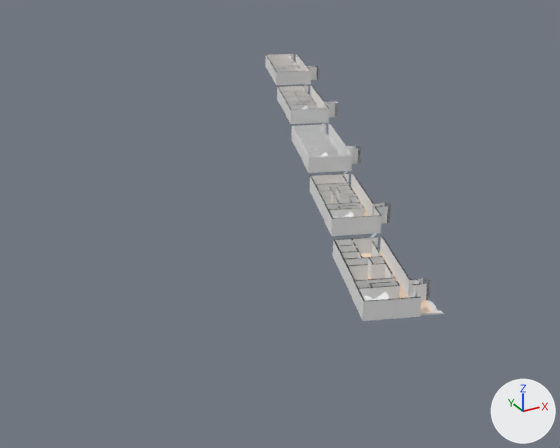
What one commit did to the glTF model program/res/COE/model.glb.
One viewpoint serves both versions: a camera (50 mm lens) standing at (-18.2, -103.6, 81.2) and looking at (74.5, 64.9, -3.0). Lighting does not change. The marker at lower right points along +X, +Y and +Z. Where no turn or scale is listed for an object, it has been applied to the vertices.

Names of what the first picture shows: '359472', '369023', '369304', '369310', '369598', '369876', '370078', '370268', '370481', '370725', '371211', '371555', '371813'.
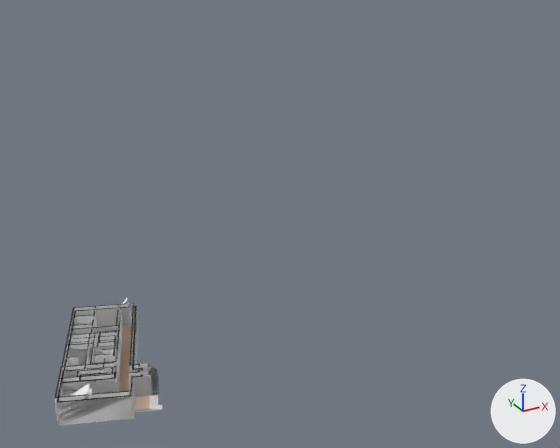
Not drawn themselves, but carrying or shaping drawn objects: ob_361955, ob_361956, ob_364322, ob_364323, ob_355774, ob_355775, ob_366574, ob_366575.

Edits to the bpy script that builds the scene:
```text
Change ob_371379:
    ob_371379.location: (109.4, 123.2, 18.5) -> (2.3, 0.4, 0.5)
Change ob_371555:
    ob_371555.location: (107.2, 122.8, 22.5) -> (0.0, 0.0, 4.5)
Change ob_371813:
    ob_371813.parent: ob_273375 -> ob_5th_floor
Change ob_366575:
    ob_366575.parent: ob_286255 -> ob_4th_floor
Change ob_366574:
    ob_366574.parent: ob_286255 -> ob_4th_floor
Change ob_370725:
    ob_370725.location: (95.9, 93.0, 18.0) -> (0.0, 0.0, 4.5)
Change ob_370957:
    ob_370957.location: (98.2, 93.4, 14.0) -> (2.3, 0.4, 0.5)
Change ob_355775:
    ob_355775.parent: ob_286257 -> ob_3rd_floor
Change ob_355774:
    ob_355774.parent: ob_286257 -> ob_3rd_floor
Change ob_370078:
    ob_370078.location: (84.7, 63.2, 13.5) -> (0.0, 0.0, 4.5)
Change ob_370268:
    ob_370268.location: (87.0, 63.6, 9.5) -> (2.3, 0.4, 0.5)
Change ob_364323:
    ob_364323.parent: ob_286259 -> ob_2nd_floor
Change ob_364322:
    ob_364322.parent: ob_286259 -> ob_2nd_floor
Change ob_369598:
    ob_369598.location: (73.4, 33.4, 9.0) -> (0.0, 0.0, 4.5)
Change ob_369874:
    ob_369874.location: (75.7, 33.8, 5.0) -> (2.3, 0.4, 0.5)
Change ob_361956:
    ob_361956.parent: ob_286261 -> ob_1st_floor
Change ob_359472:
    ob_359472.location: (62.6, 6.2, 0.5) -> (0.4, 4.0, 0.5)
Change ob_361955:
    ob_361955.parent: ob_286261 -> ob_1st_floor
Change ob_369023:
    ob_369023.location: (62.2, 3.6, 4.5) -> (0.0, 1.4, 4.5)
Change ob_369304:
    ob_369304.location: (62.6, 2.8, 0.5) -> (0.4, 0.7, 0.5)
Add ob_5th_floor:
    ob_5th_floor = bpy.data.objects.new('5TH_FLOOR', None)
    ob_5th_floor.parent = ob_root_node
    ob_5th_floor.location = (0.0, 0.0, 0.0)
Add ob_4th_floor:
    ob_4th_floor = bpy.data.objects.new('4TH_FLOOR', None)
    ob_4th_floor.parent = ob_root_node
    ob_4th_floor.location = (0.0, 0.0, 0.0)
Add ob_3rd_floor:
    ob_3rd_floor = bpy.data.objects.new('3RD_FLOOR', None)
    ob_3rd_floor.parent = ob_root_node
    ob_3rd_floor.location = (0.0, 0.0, 0.0)
Add ob_2nd_floor:
    ob_2nd_floor = bpy.data.objects.new('2ND_FLOOR', None)
    ob_2nd_floor.parent = ob_root_node
    ob_2nd_floor.location = (0.0, 0.0, 0.0)
Add ob_1st_floor:
    ob_1st_floor = bpy.data.objects.new('1ST_FLOOR', None)
    ob_1st_floor.parent = ob_root_node
    ob_1st_floor.location = (0.0, 0.0, 0.0)
```

Location of each change, [x1, y1, x2, y2] in pixels of the pictures (560 x 448 px):
'369310', moved
    before: [333, 237, 443, 321]
    after: [54, 304, 162, 421]
'369876', moved
    before: [310, 174, 391, 236]
    after: [57, 308, 159, 425]
'370481', moved
    before: [292, 124, 361, 173]
    after: [60, 307, 159, 396]
'371211', moved
    before: [277, 86, 338, 124]
    after: [62, 307, 157, 393]
'371813', moved
    before: [265, 54, 319, 85]
    after: [71, 320, 156, 385]
'369023', moved
    before: [334, 237, 420, 302]
    after: [54, 303, 140, 398]
'369304', moved
    before: [361, 249, 434, 314]
    after: [118, 316, 151, 410]
'370725', moved
    before: [278, 85, 331, 110]
    after: [57, 307, 143, 403]
'369598', moved
    before: [310, 173, 382, 219]
    after: [67, 306, 143, 371]
'370078', moved
    before: [292, 124, 353, 157]
    after: [59, 306, 136, 396]
'371555', moved
    before: [266, 54, 311, 72]
    after: [58, 307, 137, 401]
'369874', moved
    before: [334, 187, 370, 216]
    after: [118, 325, 132, 392]
'359473', moved
    before: [373, 292, 390, 300]
    after: [71, 384, 90, 396]
'370957', moved (not visible before)
    after: [119, 325, 131, 391]
'371379', moved (not visible before)
    after: [118, 325, 131, 390]
'366572', moved
    before: [335, 103, 338, 117]
    after: [154, 374, 159, 396]
'359472', moved
    before: [363, 296, 373, 301]
    after: [63, 391, 72, 396]
'366845.002', moved
    before: [342, 212, 354, 218]
    after: [89, 390, 92, 398]
'366845.001', moved
    before: [321, 152, 328, 156]
    after: [82, 388, 92, 399]
'370268', moved (not visible before)
    after: [119, 330, 130, 391]
'366845', moved (not visible afterwards)
    before: [302, 106, 308, 109]
'366844.001', moved (not visible before)
    after: [63, 391, 75, 396]
